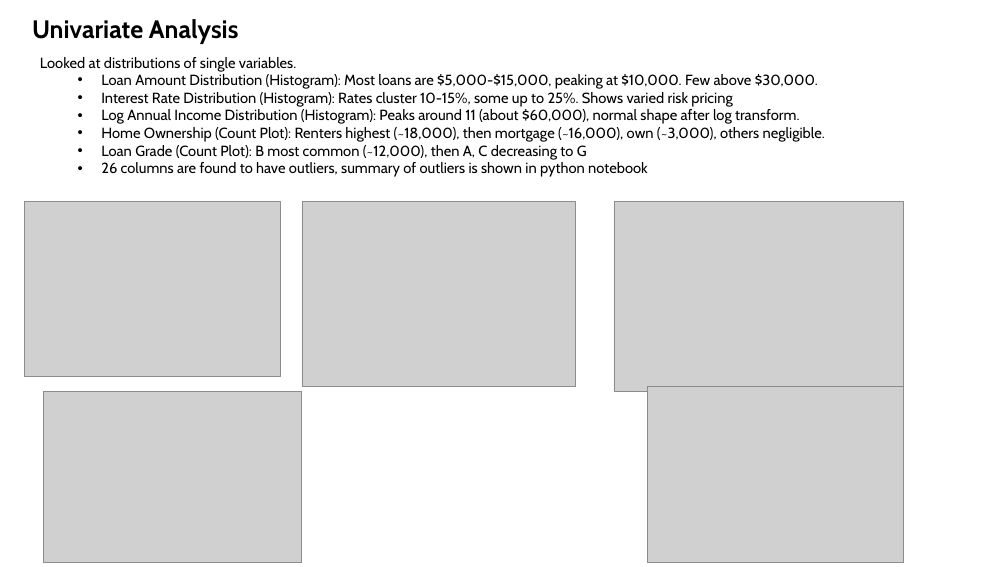
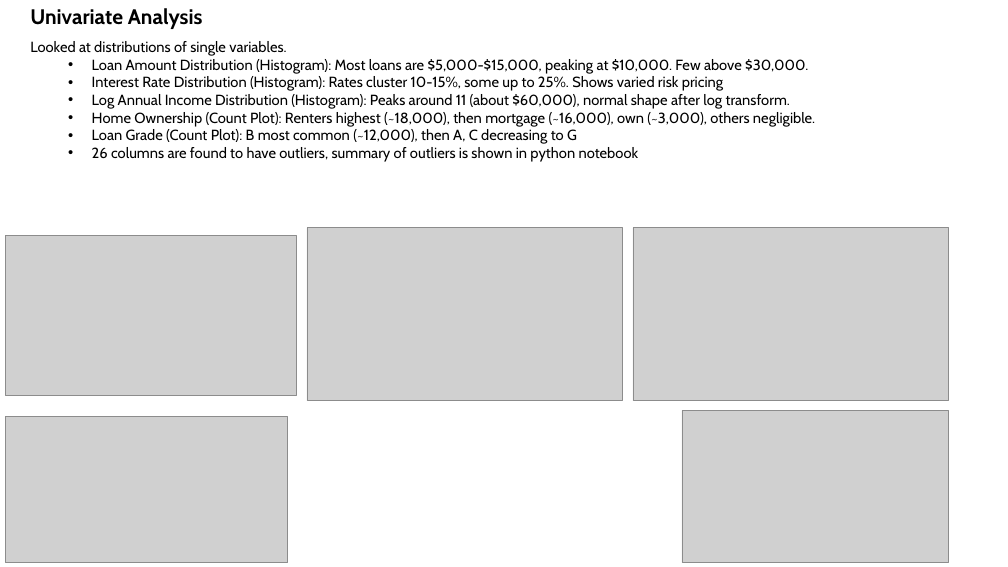
Before and after one commit to VFulara/LendingClubCaseStudy, a slide deck: slide 3 of Presentation.pptx. Drawn at 1008x567 pixels with LibreOffice and Linux fonts; fonts in the diff are those of the drawing; grey boxes stand for pictures. Boxes give left, top, right and bottom in pixels: in the first picture for what was removed or moved away, otherwise in the second. Text is boxed around its words. In the diff, an @@ line names an element or a change of style, - is before the commit and + after.

```diff
--- a/Presentation.pptx
+++ b/Presentation.pptx
@@ text "Univariate Analysis": place and size @@
-text "Univariate Analysis" at (32,19,239,44)
+text "Univariate Analysis" at (30,8,203,29)
@@ text "Univariate Analysis" at (30,8,203,29): size 24 to 20 pt @@
@@ text "Looked at distributions of single ...": place and size @@
-text "Looked at distributions of single ..." at (40,57,825,177)
+text "Looked at distributions of single ..." at (30,41,815,162)
@@ picture: place and size @@
-picture at (25,202,281,377)
+picture at (5,235,296,395)
@@ picture: place and size @@
-picture at (302,202,575,387)
+picture at (307,228,622,401)
@@ picture: place and size @@
-picture at (614,202,903,391)
+picture at (633,228,948,401)
@@ picture: place and size @@
-picture at (43,391,302,562)
+picture at (5,416,288,563)
@@ picture: place and size @@
-picture at (647,387,903,563)
+picture at (682,411,948,563)
```
Also in this commit, not shown: 6 other slides changed, 5 slides added, 3 slides removed, 5 other files.
